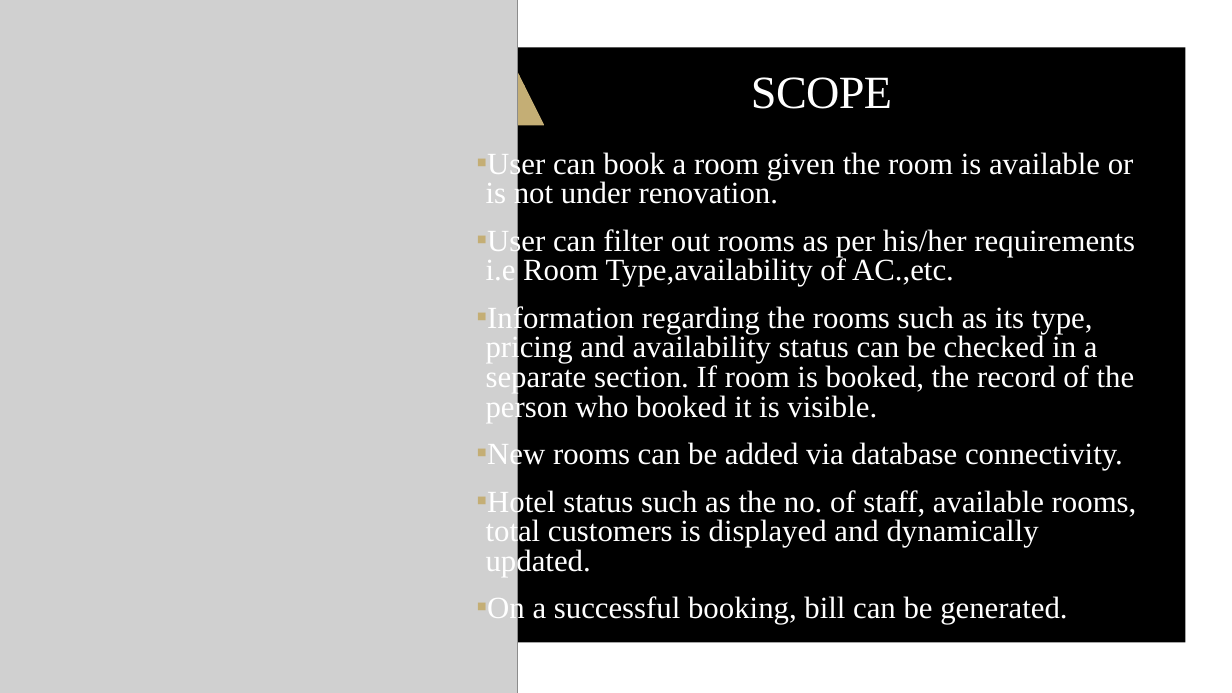
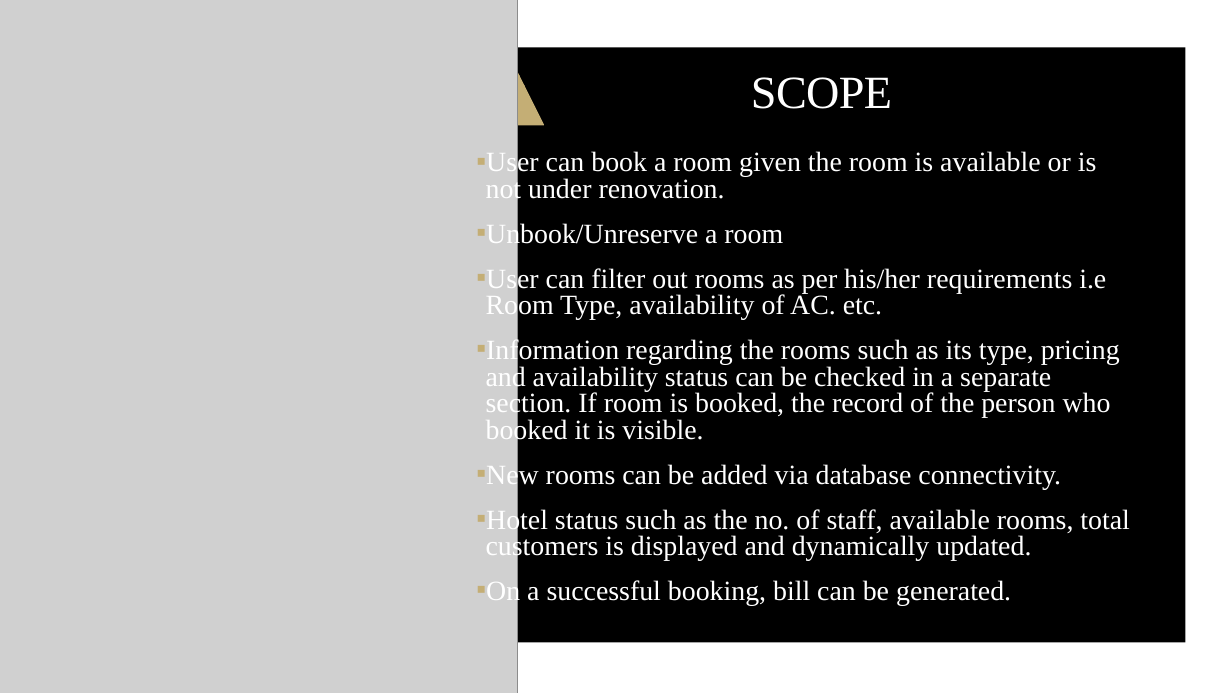
Before and after one commit to shubhgosalia/Hotel-Management-System, a slide deck: slide 3 of Hotel Management System ppt.pptx. Drawn at 1232x693 pixels with LibreOffice and Linux fonts; fonts in the diff are those of the drawing; grey boxes stand for pictures. Boxes give left, top, right and bottom in pixels: in the first picture for what was removed or moved away, otherwise in the second. Text is boxed around its words. In the diff, an @@ line names an element or a change of style, - is before the commit and + after.

```diff
--- a/Hotel Management System ppt.pptx
+++ b/Hotel Management System ppt.pptx
@@ text at bbox=[486, 150, 1129, 606]: size 24 to 21.7 pt in "User can book a room given the ...", "Information regarding the rooms such as its ...", "New rooms can be added via database ...", "Hotel status such as the no. of ..." and 1 more places @@
@@ text at bbox=[486, 221, 1106, 320]: text changed; size 24 to 21.7 pt @@
-▪ User can filter out rooms as per his/her requirements i.e Room Type,availability of AC.,etc.
+▪ Unbook/Unreserve a room
+▪ User can filter out rooms as per his/her requirements i.e Room Type, availability of AC. etc.
```
Also in this commit, not shown: 1 other file.
